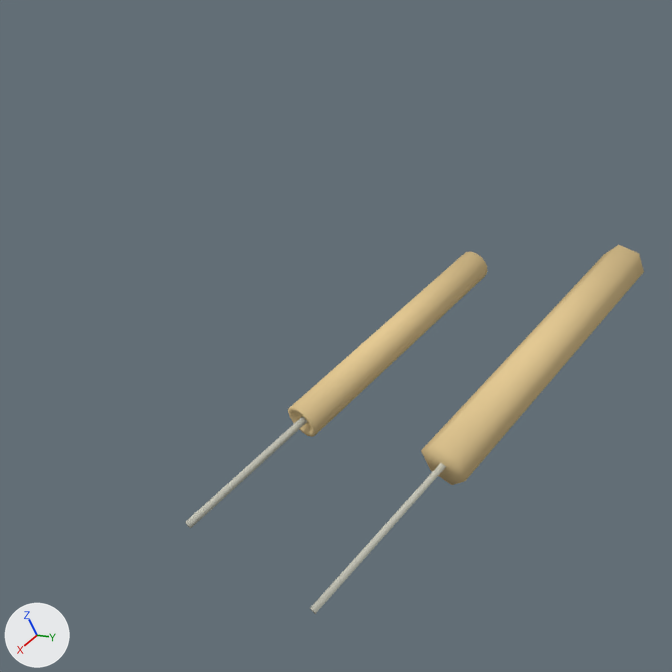
The Blender file Assets/Modelos3D/dynamite_0.blend: old version first, new version second.
Both versions are drawn from the file's camera 'Camera.overhead'. Every picture has the same lights, and +X, +Y and +Z are marked at lower left.

Script lines for the objects in view, before the commit:
```python
me_circle_003 = bpy.data.meshes.new('Circle.003')
me_circle_003.from_pydata(...)  # 103 vertices, 114 faces; spans x -0.05..0.05, y -0.05..0.05, z 0.0..0.8
me_circle_003.polygons.foreach_set('use_smooth', [True] * 114)
me_circle_003.materials.append(mat_material_002)  # beige #e4c994
me_circle_007 = bpy.data.meshes.new('Circle.007')
me_circle_007.from_pydata(...)  # a 6-sided cylinder along z spanning x -0.055..0.055, y 0.452..0.548, z 0.0..0.8
me_circle_007.polygons.foreach_set('use_smooth', [True] * 18)
me_circle_007.materials.append(mat_material_002)  # beige #e4c994
me_circle_008 = bpy.data.meshes.new('Circle.008')
me_circle_008.from_pydata(...)  # 43 vertices, 42 faces; spans x -0.009..0.009, y -0.01..0.01, z 0.785..1.185
me_circle_008.polygons.foreach_set('use_smooth', [True] * 42)
me_circle_008.materials.append(mat_material_001)  # light grey #c5c5b8
ob_fuse_001 = bpy.data.objects.new('fuse.001', me_circle_007)
ob_fuse_001.location = (0.0, 0.0, 0.0)
ob_fuse_001.rotation_euler = (0.0, 1.571, 0.0)  # degrees (0, 90, 0)
ob_fuse_003 = bpy.data.objects.new('fuse.003', me_circle_003)
ob_fuse_003.location = (0.0, 0.0, 0.0)
ob_fuse_003.rotation_euler = (0.0, 1.571, 0.0)  # degrees (0, 90, 0)
ob_fuse_004 = bpy.data.objects.new('fuse.004', me_circle_008)
ob_fuse_004.location = (0.0, 0.0, 0.0)
ob_fuse_004.rotation_euler = (0.0, 1.571, 0.0)  # degrees (0, 90, 0)
# also in view: 'fuse.007' at (0.985, 0.5, 0.0)
```
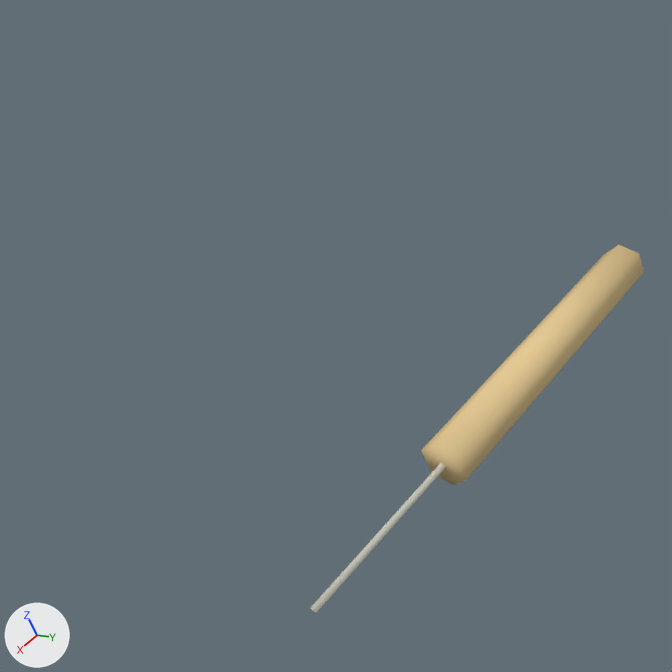
The edits, one by one:
Object 'fuse.004' (ob_fuse_004) is deleted.
Object 'fuse.003' (ob_fuse_003) is deleted.

Boxes [x1, y1, x2, y2] around the edits, measured in the pictures (672 x 672 px):
'fuse.003', deleted (beige)
    before: [288, 252, 487, 437]
'fuse.004', deleted
    before: [185, 416, 308, 528]
